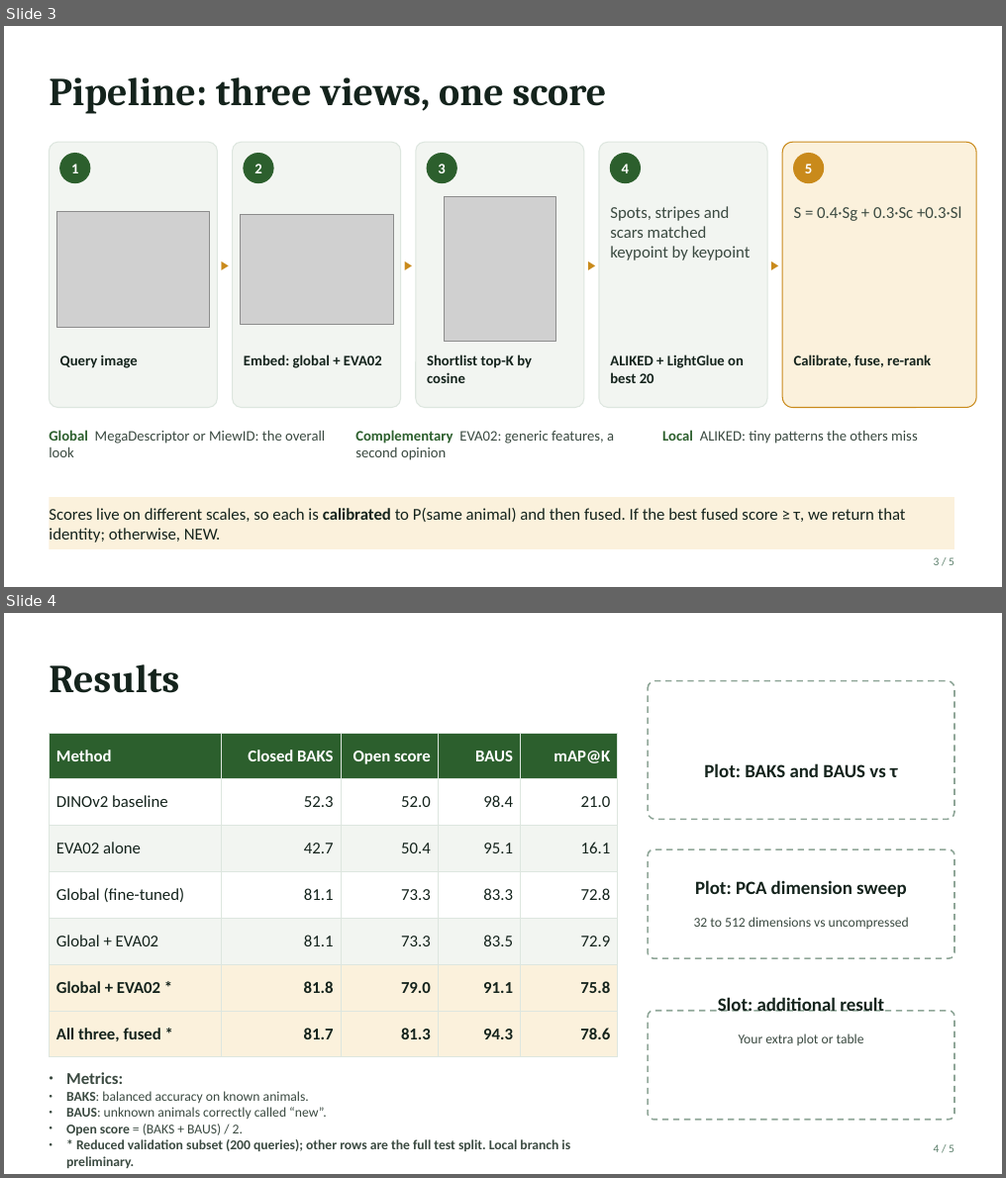
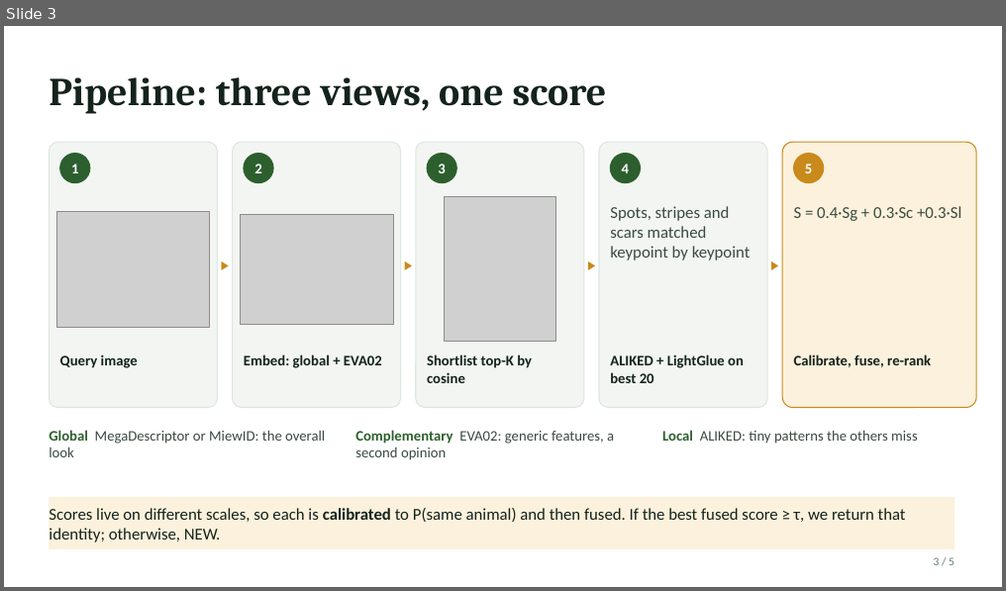
Before and after one commit to mat-tp/re-ID-wildlife10k, a slide deck: ss/PresentationSlides.pptx. Shown one above the other, each under a label of ours: slides 3 and 4 before the commit, slide 3 after it. The pictures are 1006x1178 and 1006x591 pixels, drawn with LibreOffice and Linux fonts; fonts in the diff are those of the drawing; grey boxes stand for pictures. Boxes give left, top, right and bottom in pixels: in the first picture for what was removed or moved away, otherwise in the second. Text is boxed around its words. In the diff, an @@ line names an element or a change of style, - is before the commit and + after.

Commit message:
docs(slides): update PresentationSlides with benchmark results and ignore office lock files

```diff
--- a/ss/PresentationSlides.pptx
+++ b/ss/PresentationSlides.pptx
@@ slide 4 removed at box(4, 613, 1002, 1174), background #FFFFFF @@
@@ text removed at box(49, 664, 179, 693) @@
-Results
@@ rounded rectangle removed at box(648, 681, 954, 820) @@
@@ table removed at box(49, 733, 618, 1058), 7 rows, 5 columns @@
-Method | Closed BAKS | Open score | BAUS | mAP@K
-DINOv2 baseline | 52.3 | 52.0 | 98.4 | 21.0
-EVA02 alone | 42.7 | 50.4 | 95.1 | 16.1
-Global (fine-tuned) | 81.1 | 73.3 | 83.3 | 72.8
-Global + EVA02 | 81.1 | 73.3 | 83.5 | 72.9
-Global + EVA02 * | 81.8 | 79.0 | 91.1 | 75.8
-All three, fused * | 81.7 | 81.3 | 94.3 | 78.6
@@ text removed at box(704, 763, 897, 777) @@
-Plot: BAKS and BAUS vs τ
@@ rounded rectangle removed at box(648, 850, 954, 959) @@
@@ text removed at box(695, 880, 907, 897) @@
-Plot: PCA dimension sweep
@@ text removed at box(694, 917, 909, 929) @@
-32 to 512 dimensions vs uncompressed
@@ text removed at box(718, 997, 884, 1012) @@
-Slot: additional result
@@ rounded rectangle removed at box(648, 1011, 954, 1119) @@
@@ text removed at box(739, 1034, 864, 1046) @@
-Your extra plot or table
@@ text removed at box(66, 1072, 570, 1168) @@
-● Metrics:
-● BAKS: balanced accuracy on known animals.
-● BAUS: unknown animals correctly called “new”.
-● Open score = (BAKS + BAUS) / 2.
-● * Reduced validation subset (200 queries); other rows are the full test split. Local branch is preliminary.
@@ text removed at box(934, 1145, 954, 1153) @@
-4 / 5
```
Also in this commit, not shown: 1 slide added, 1 other file.
